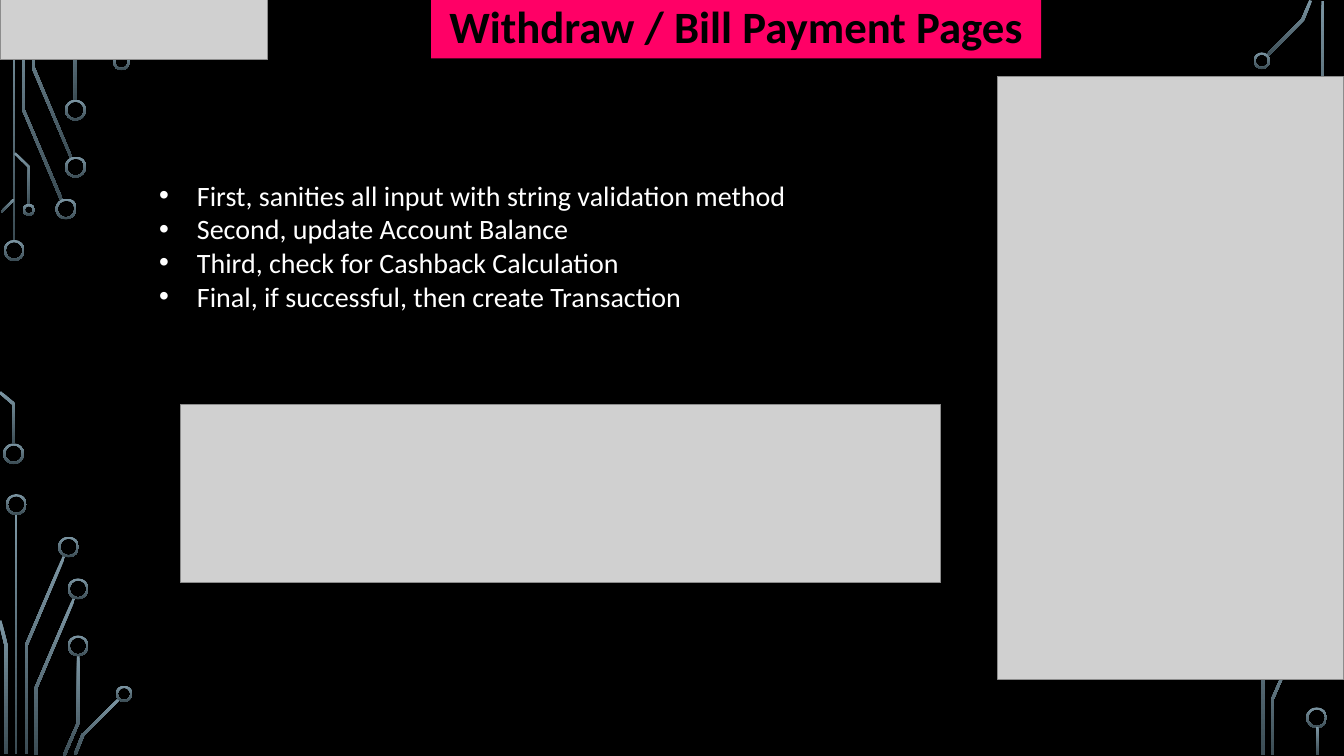
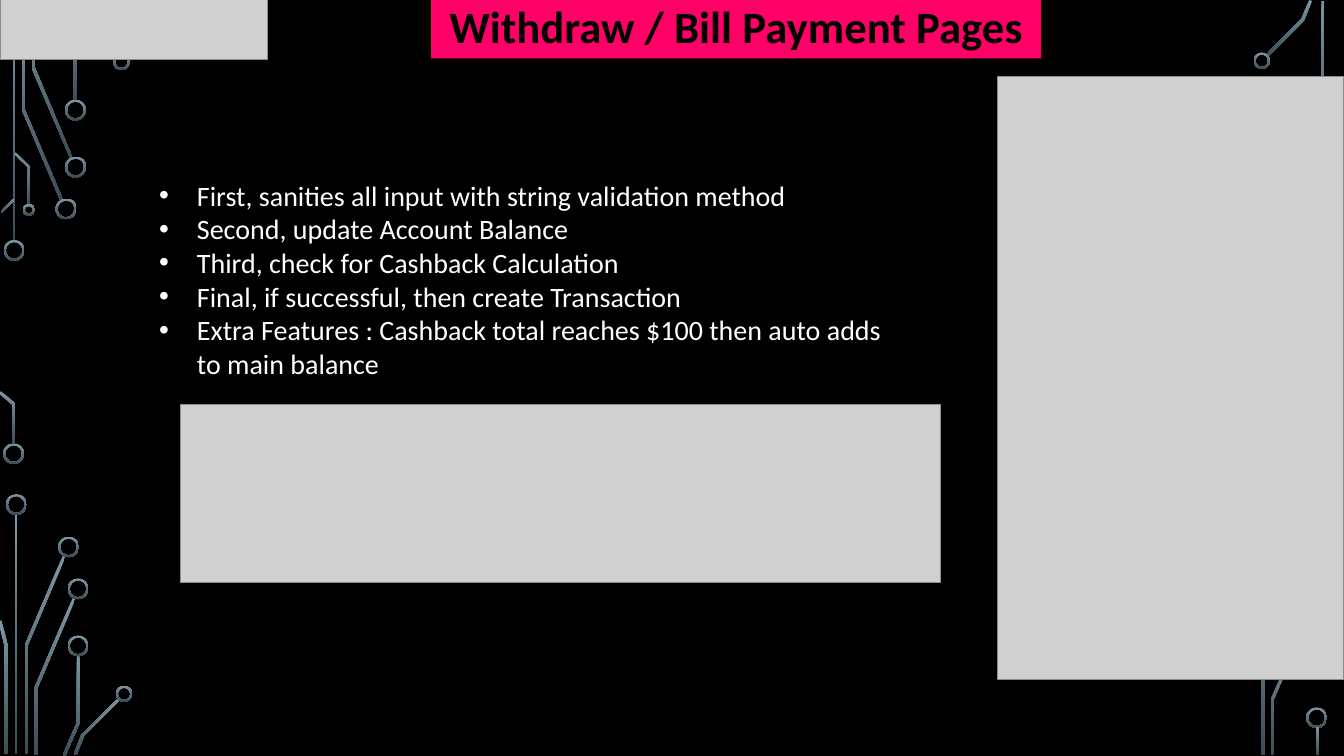
Before and after one commit to dmoradiya/Banking-Application-and-Expenses-Tracker-with-React---C-ASP-.NET-MVC, a slide deck: slide 21 of Planning/Virtual Velocity V1.2.pptx. Drawn at 1344x756 pixels with LibreOffice and Linux fonts; fonts in the diff are those of the drawing; grey boxes stand for pictures; background and template pictures are left out. Boxes give left, top, right and bottom in pixels: in the first picture for what was removed or moved away, otherwise in the second. Text is boxed around its words. In the diff, an @@ line names an element or a change of style, - is before the commit and + after.

```diff
--- a/Planning/Virtual Velocity V1.2.pptx
+++ b/Planning/Virtual Velocity V1.2.pptx
@@ text at [197, 320, 881, 375]: paragraph added @@
+• Extra Features : Cashback total reaches $100 then auto adds to main balance
```
Also in this commit, not shown: 4 other slides changed, 1 other file.
